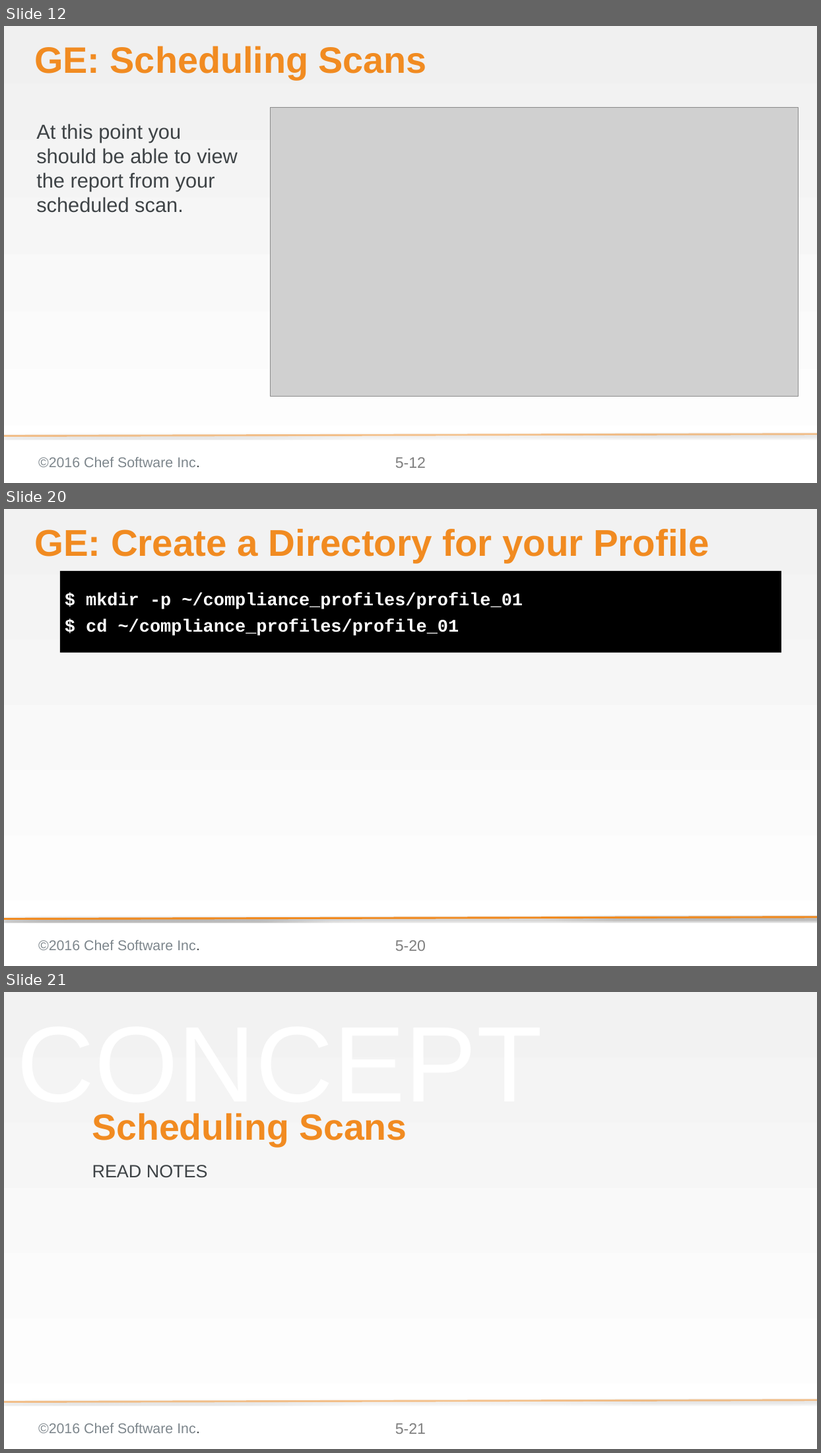
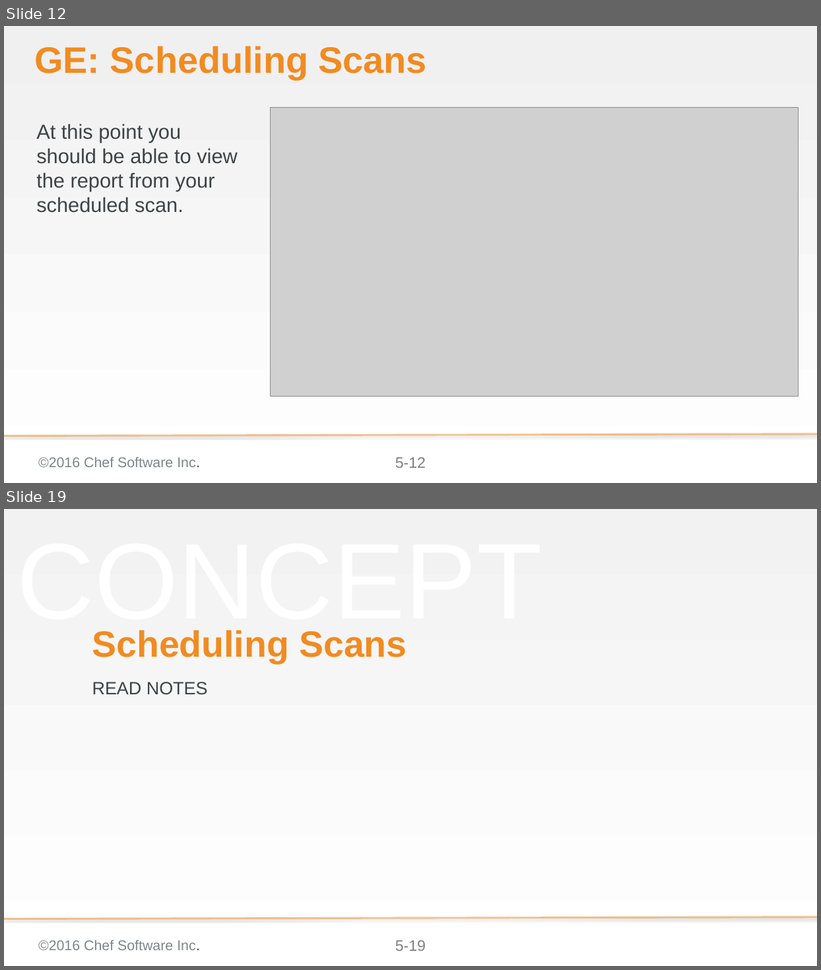
Before and after one commit to bchamby/chef-compliance-installation-configuration-operation, a slide deck: 05-scheduling-scans-reports.pptx. Shown one above the other, each under a label of ours: slides 12, 20 and 21 before the commit, slides 12 and 19 after it; the slides between them are not shown. The pictures are 821x1453 and 821x970 pixels, drawn with LibreOffice and Linux fonts; fonts in the diff are those of the drawing; grey boxes stand for pictures; background and template pictures are left out. Boxes give left, top, right and bottom in pixels: in the first picture for what was removed or moved away, otherwise in the second. Text is boxed around its words. In the diff, an @@ line names an element or a change of style, - is before the commit and + after.

```diff
--- a/05-scheduling-scans-reports.pptx
+++ b/05-scheduling-scans-reports.pptx
@@ slide 20 removed at bbox=[4, 509, 817, 966], background gradient #F2F2F2 to #FFFFFF; not listed: 3 template elements that a slide beside it also shows @@
@@ title removed at bbox=[34, 529, 710, 563] @@
-GE: Create a Directory for your Profile
@@ text removed at bbox=[60, 571, 781, 653] @@
-$ mkdir -p ~/compliance_profiles/profile_01
-$ cd ~/compliance_profiles/profile_01
@@ line removed from (817, 918) to (4, 920) @@
@@ what was slide 21 is now slide 19 @@
@@ page number at bbox=[395, 941, 426, 951]: text changed @@
-5-21
+5-19
```
Also in this commit, not shown: 5 slides changed, 3 slides added, 5 other slides removed.
